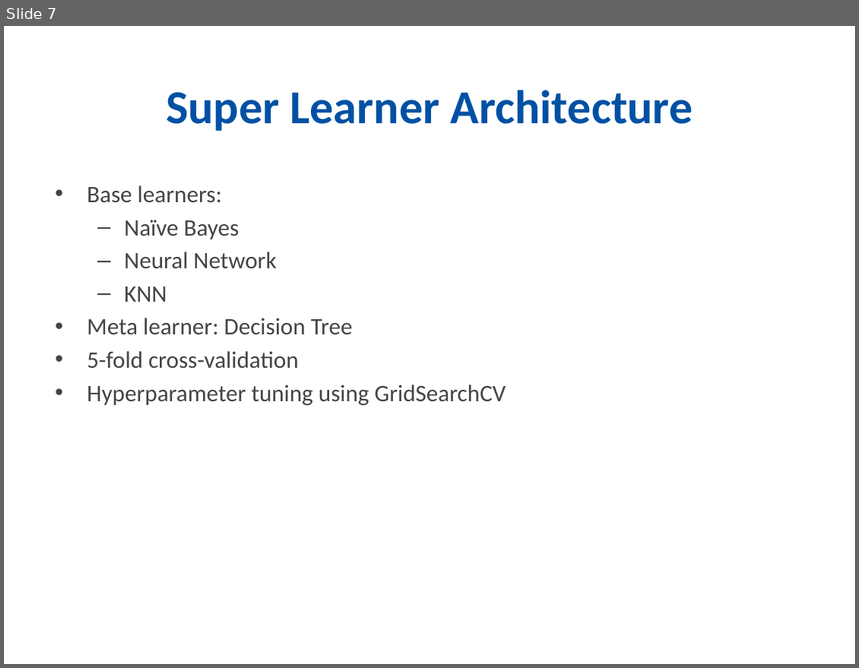
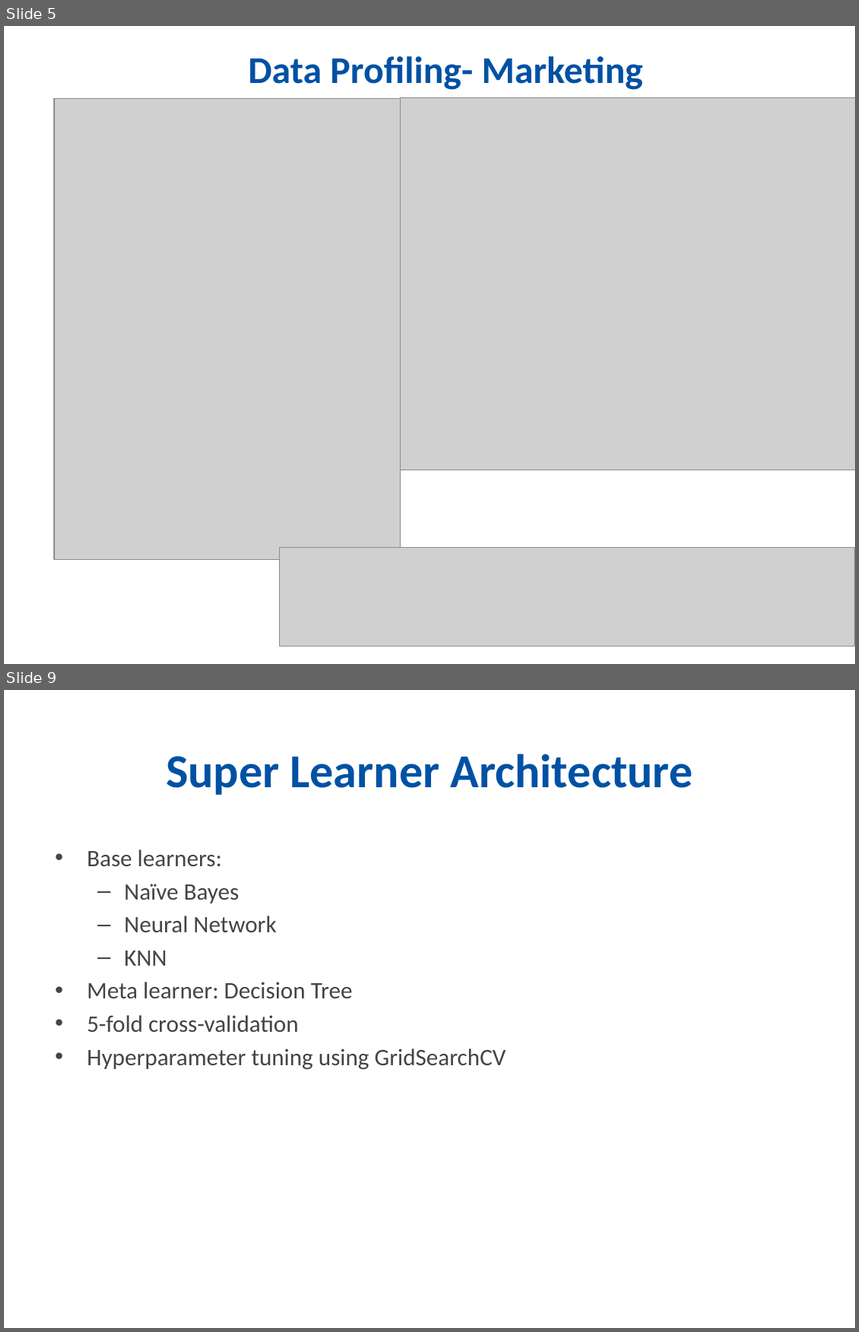
Before and after one commit to trivikram-bhavesh-budhabhatti/Data-Science-Project, a slide deck: documentation/SemiSupervised_Learning_ppt.pptx. Shown one above the other, each under a label of ours: slide 7 before the commit, slides 5 and 9 after it; the slides between them are not shown. The pictures are 859x668 and 859x1332 pixels, drawn with LibreOffice and Linux fonts; fonts in the diff are those of the drawing; grey boxes stand for pictures. Boxes give left, top, right and bottom in pixels: in the first picture for what was removed or moved away, otherwise in the second. Text is boxed around its words. In the diff, an @@ line names an element or a change of style, - is before the commit and + after.

```diff
--- a/documentation/SemiSupervised_Learning_ppt.pptx
+++ b/documentation/SemiSupervised_Learning_ppt.pptx
@@ slide 5 added at (x1=4, y1=26, x2=855, y2=664), background #FFFFFF @@
@@ title added at (x1=248, y1=56, x2=644, y2=90), 32 pt, text #0051A4, bold @@
+Data Profiling- Marketing
@@ picture added at (x1=54, y1=98, x2=400, y2=560) @@
@@ picture added at (x1=401, y1=97, x2=855, y2=470) @@
@@ picture added at (x1=279, y1=548, x2=855, y2=646) @@
@@ what was slide 7 is now slide 9 @@
```
Also in this commit, not shown: 6 slides changed, 3 other slides added, 1 slide removed, 1 other file.
